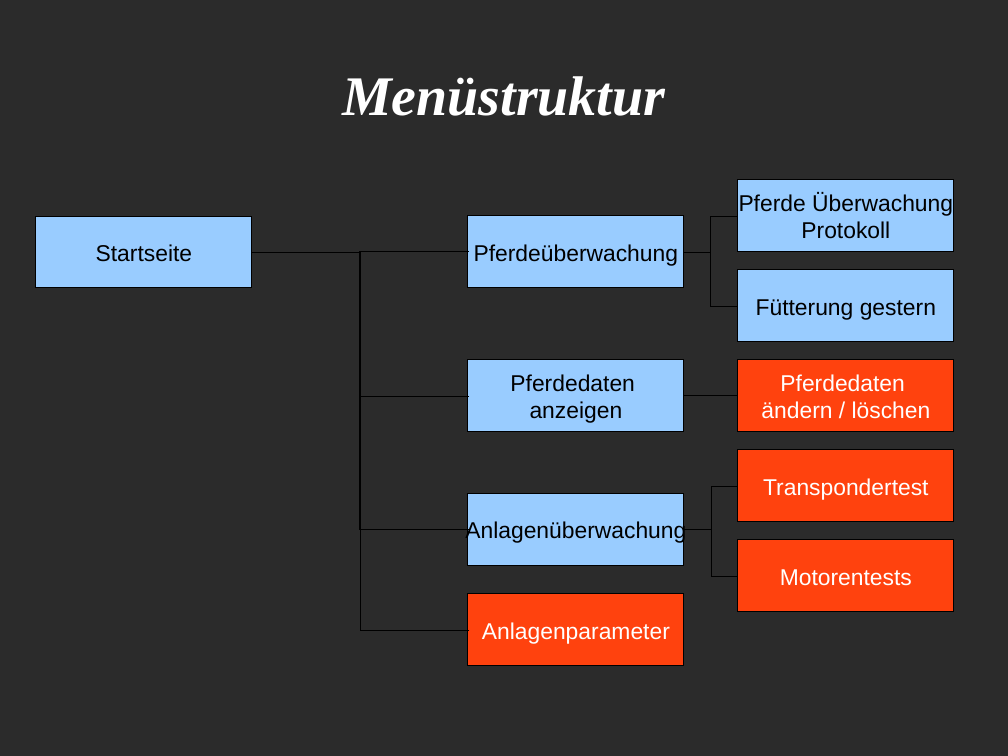
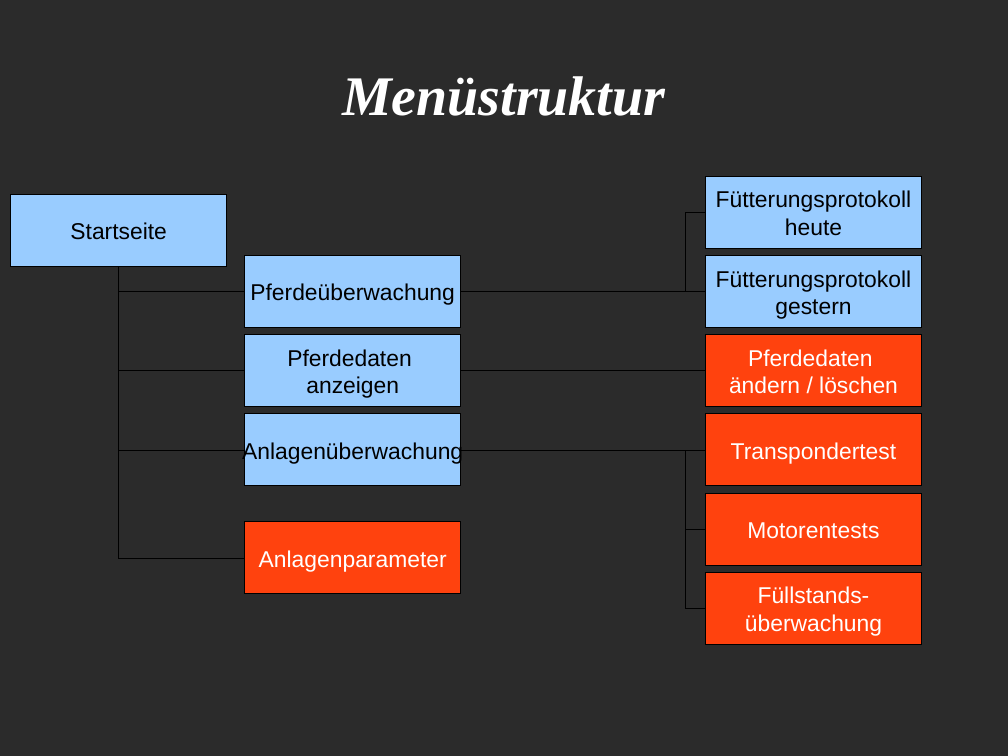
Before and after one commit to Kalle01/Pferde-Fuettterungssteuerung, a slide deck: slide 2 of allgemeine_Dokumente/Beschreibung.Menuestruktur.odp. Drawn at 1008x756 pixels with LibreOffice and Linux fonts; fonts in the diff are those of the drawing; background and template pictures are left out; a plain dark background stands for a picture behind light text. Boxes give left, top, right and bottom in pixels: in the first picture for what was removed or moved away, otherwise in the second. Text is boxed around its words. In the diff, an @@ line names an element or a change of style, - is before the commit and + after.

```diff
--- a/allgemeine_Dokumente/Beschreibung.Menuestruktur.odp
+++ b/allgemeine_Dokumente/Beschreibung.Menuestruktur.odp
@@ rectangle "Fütterungsprotokoll": place and size @@
-rectangle "Fütterungsprotokoll" at (738,180,954,252)
+rectangle "Fütterungsprotokoll" at (706,177,922,249)
@@ rectangle "Startseite": place and size @@
-rectangle "Startseite" at (36,216,252,288)
+rectangle "Startseite" at (11,195,227,267)
@@ text in rectangle at (716,190,912,236): text changed @@
-Pferde Überwachung
-Protokoll
+Fütterungsprotokoll
+heute
@@ elbow line moved from (738, 216) - (684, 252) to (706, 212) - (461, 292) @@
@@ elbow line moved from (468, 396) - (252, 252) to (245, 371) - (119, 266) @@
@@ elbow line moved from (468, 630) - (252, 252) to (245, 558) - (119, 266) @@
@@ elbow line moved from (468, 530) - (252, 252) to (245, 450) - (119, 266) @@
@@ elbow line moved from (252, 252) - (468, 252) to (119, 266) - (245, 292) @@
@@ rectangle "Pferdeüberwachung": place and size @@
-rectangle "Pferdeüberwachung" at (468,216,684,288)
+rectangle "Pferdeüberwachung" at (245,256,461,328)
@@ rectangle "Fütterungsprotokoll": place and size @@
-rectangle "Fütterungsprotokoll" at (738,270,954,342)
+rectangle "Fütterungsprotokoll" at (706,256,922,328)
@@ elbow line moved from (738, 306) - (684, 252) to (706, 292) - (461, 292) @@
@@ text in rectangle at (716,270,912,319): text changed @@
-Fütterung gestern
+Fütterungsprotokoll
+gestern
@@ rectangle "Pferdedaten": place and size @@
-rectangle "Pferdedaten" at (468,360,684,433)
+rectangle "Pferdedaten" at (245,335,461,407)
@@ rectangle "Pferdedaten ändern / löschen": place and size @@
-rectangle "Pferdedaten ändern / löschen" at (738,360,954,433)
+rectangle "Pferdedaten ändern / löschen" at (706,335,922,407)
@@ elbow line moved from (684, 396) - (738, 396) to (461, 371) - (706, 371) @@
@@ rectangle "Anlagenüberwachung": place and size @@
-rectangle "Anlagenüberwachung" at (468,493,684,565)
+rectangle "Anlagenüberwachung" at (245,414,461,487)
@@ rectangle "Transpondertest": place and size @@
-rectangle "Transpondertest" at (738,450,954,522)
+rectangle "Transpondertest" at (706,414,922,487)
@@ elbow line moved from (738, 576) - (684, 530) to (706, 530) - (461, 450) @@
@@ elbow line moved from (738, 486) - (684, 530) to (706, 450) - (461, 450) @@
@@ elbow line added from (706, 608) to (461, 450), #000000 0 pt @@
@@ rectangle "Motorentests": place and size @@
-rectangle "Motorentests" at (738,541,954,613)
+rectangle "Motorentests" at (706,493,922,565)
@@ rectangle "Anlagenparameter": place and size @@
-rectangle "Anlagenparameter" at (468,595,684,667)
+rectangle "Anlagenparameter" at (245,522,461,595)
@@ rectangle added at (706,573,922,645), fill #FF420E, outline #000000 0 pt, 18 pt, text #FFFFFF @@
+Füllstands-
+überwachung
```
Also in this commit, not shown: 11 other slides changed, 1 slide added, 1 slide removed.
